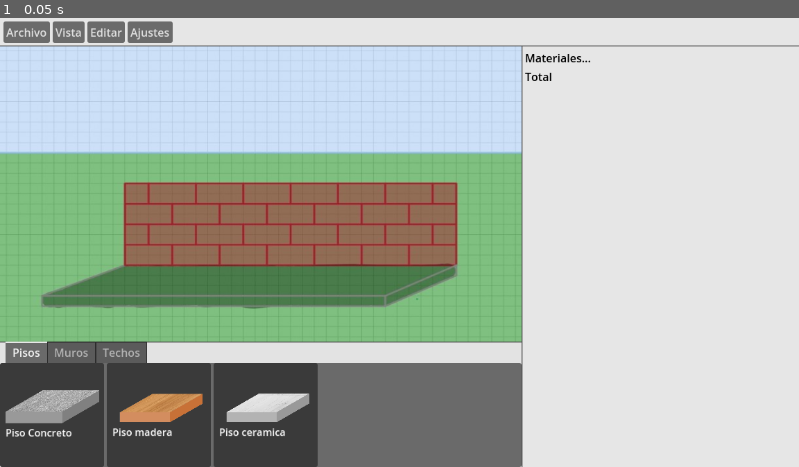
Above: before the commit, frame 1.
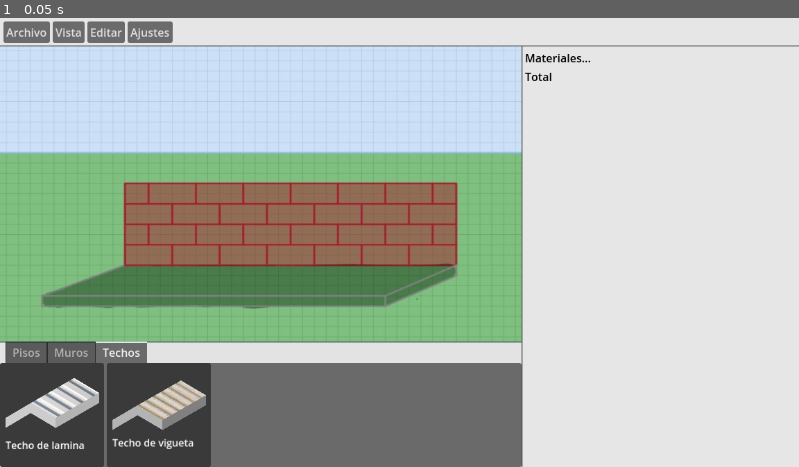
Above: after the commit, the same moment.

Repository: Aliere06/ConstruPlanner-App
Game: Godot game, scene res://label.tscn
The game is run twice, just before and just after one commit, with the same random seed, the same clock (stepped at 60 frames per second) and the same inputs.
Inputs:
- Up to frame 1 (0.05 s): no input

The runs differ from the first frame. In frame 1, 4.9% of the frame differs, in the area x 0-40%, y 71-100%.

Commit message:
no te cambies
please

Diff:
--- a/label.tscn
+++ b/label.tscn
@@ -167,8 +167,10 @@
 grow_horizontal = 2
 grow_vertical = 2
 size_flags_vertical = 8
+current_tab = 2
 
 [node name="Pisos" type="HFlowContainer" parent="Panel/VBoxContainer/HBoxContainer/VBoxContainer2 (B y D)/Panel (B)/TabContainer"]
+visible = false
 layout_mode = 2
 
 [node name="piso concreto" type="Panel" parent="Panel/VBoxContainer/HBoxContainer/VBoxContainer2 (B y D)/Panel (B)/TabContainer/Pisos"]
@@ -197,7 +199,7 @@
 
 [node name="RichTextLabel" type="RichTextLabel" parent="Panel/VBoxContainer/HBoxContainer/VBoxContainer2 (B y D)/Panel (B)/TabContainer/Pisos/piso concreto/CenterContainer/VBoxContainer"]
 layout_mode = 2
-text = "Piso Concreto"
+text = "Piso de concreto"
 fit_content = true
 
 [node name="piso madera" type="Panel" parent="Panel/VBoxContainer/HBoxContainer/VBoxContainer2 (B y D)/Panel (B)/TabContainer/Pisos"]
@@ -226,7 +228,7 @@
 
 [node name="RichTextLabel" type="RichTextLabel" parent="Panel/VBoxContainer/HBoxContainer/VBoxContainer2 (B y D)/Panel (B)/TabContainer/Pisos/piso madera/CenterContainer/VBoxContainer"]
 layout_mode = 2
-text = "Piso madera"
+text = "Piso de madera"
 fit_content = true
 
 [node name="piso ceramica" type="Panel" parent="Panel/VBoxContainer/HBoxContainer/VBoxContainer2 (B y D)/Panel (B)/TabContainer/Pisos"]
@@ -255,7 +257,7 @@
 
 [node name="RichTextLabel" type="RichTextLabel" parent="Panel/VBoxContainer/HBoxContainer/VBoxContainer2 (B y D)/Panel (B)/TabContainer/Pisos/piso ceramica/CenterContainer/VBoxContainer"]
 layout_mode = 2
-text = "Piso ceramica
+text = "Piso de ceramica
 "
 fit_content = true
 
@@ -294,7 +296,7 @@
 
 [node name="RichTextLabel" type="RichTextLabel" parent="Panel/VBoxContainer/HBoxContainer/VBoxContainer2 (B y D)/Panel (B)/TabContainer/Muros/Muro ladrillo/CenterContainer/VBoxContainer"]
 layout_mode = 2
-text = "Muro ladrillo"
+text = "Muro de ladrillo"
 fit_content = true
 
 [node name="Muro de block" type="Panel" parent="Panel/VBoxContainer/HBoxContainer/VBoxContainer2 (B y D)/Panel (B)/TabContainer/Muros"]
@@ -332,7 +334,6 @@
 fit_content = true
 
 [node name="Techos" type="HFlowContainer" parent="Panel/VBoxContainer/HBoxContainer/VBoxContainer2 (B y D)/Panel (B)/TabContainer"]
-visible = false
 layout_mode = 2
 
 [node name="Techo lamina" type="Panel" parent="Panel/VBoxContainer/HBoxContainer/VBoxContainer2 (B y D)/Panel (B)/TabContainer/Techos"]
@@ -361,7 +362,7 @@
 
 [node name="RichTextLabel" type="RichTextLabel" parent="Panel/VBoxContainer/HBoxContainer/VBoxContainer2 (B y D)/Panel (B)/TabContainer/Techos/Techo lamina/CenterContainer/VBoxContainer"]
 layout_mode = 2
-text = "Techo lamina"
+text = "Techo de lamina"
 fit_content = true
 
 [node name="Techo Vigueta" type="Panel" parent="Panel/VBoxContainer/HBoxContainer/VBoxContainer2 (B y D)/Panel (B)/TabContainer/Techos"]
@@ -390,7 +391,7 @@
 
 [node name="RichTextLabel" type="RichTextLabel" parent="Panel/VBoxContainer/HBoxContainer/VBoxContainer2 (B y D)/Panel (B)/TabContainer/Techos/Techo Vigueta/CenterContainer/VBoxContainer"]
 layout_mode = 2
-text = "Techo vigueta"
+text = "Techo de vigueta"
 fit_content = true
 
 [node name="Panel (C)" type="Panel" parent="Panel/VBoxContainer/HBoxContainer"]
